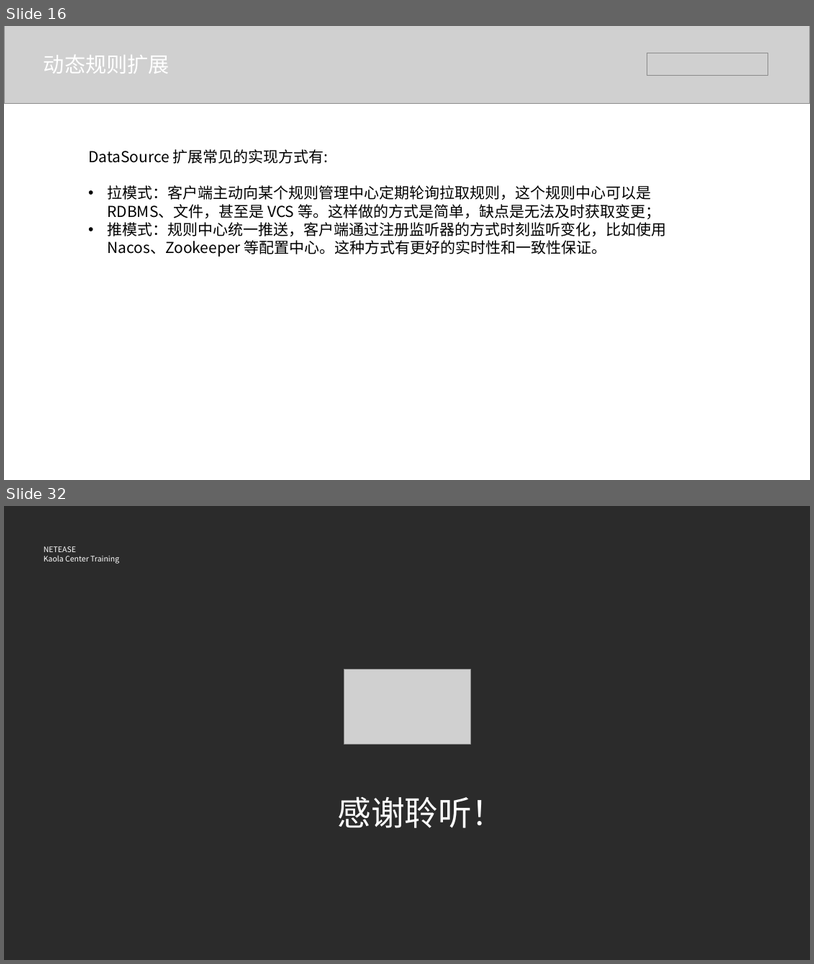
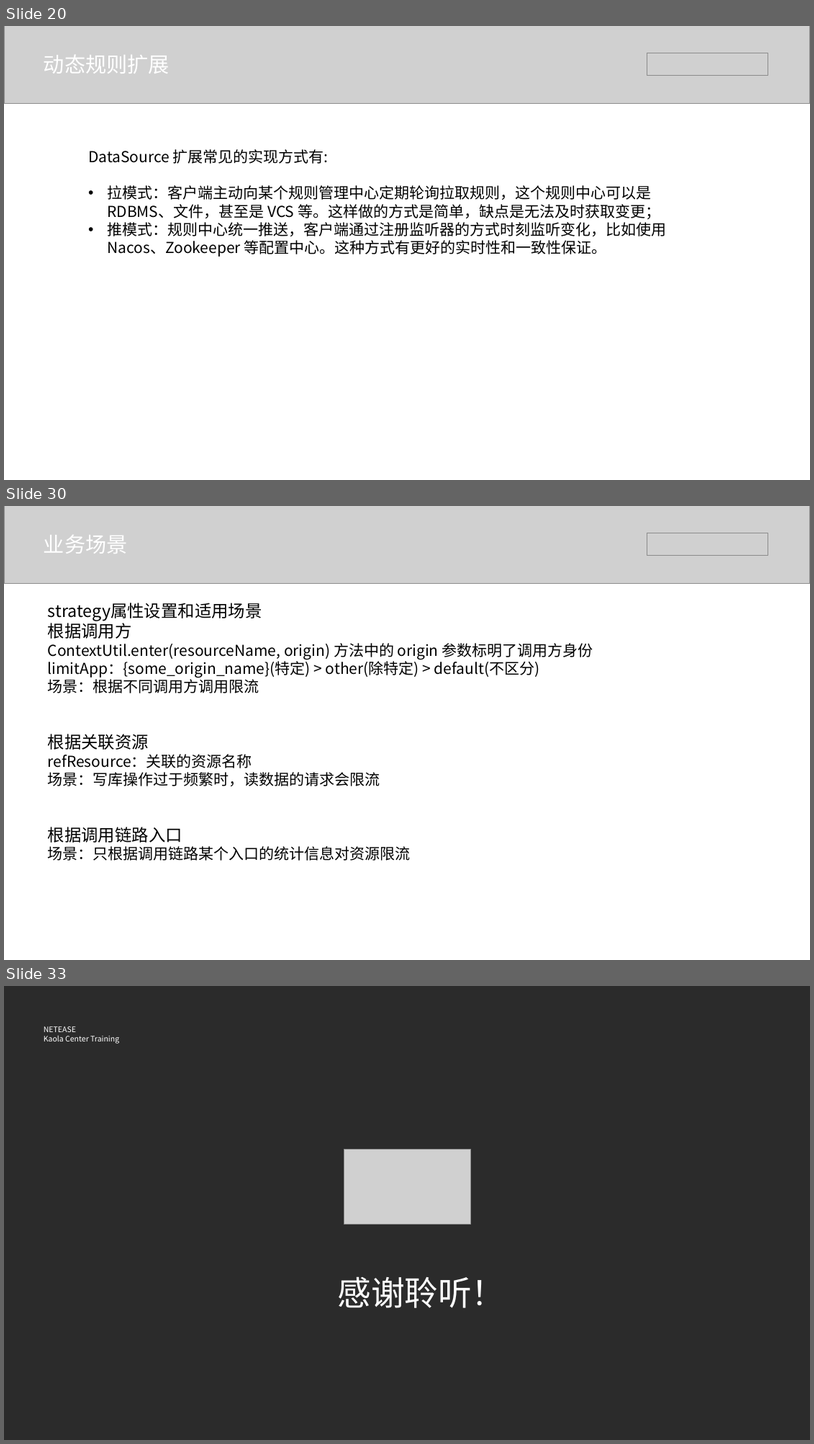
Before and after one commit to BraveMing/transfer-station, a slide deck: Sentinel基本原理.pptx. Shown one above the other, each under a label of ours: slides 16 and 32 before the commit, slides 20, 30 and 33 after it; the slides between them are not shown. The pictures are 814x964 and 814x1444 pixels, drawn with LibreOffice and Linux fonts; fonts in the diff are those of the drawing; grey boxes stand for pictures; background and template pictures are left out; a plain dark background stands for a picture behind light text. Boxes give left, top, right and bottom in pixels: in the first picture for what was removed or moved away, otherwise in the second. Text is boxed around its words. In the diff, an @@ line names an element or a change of style, - is before the commit and + after.

```diff
--- a/Sentinel基本原理.pptx
+++ b/Sentinel基本原理.pptx
@@ slide 30 added at [4,506,810,960], background #FFFFFF @@
@@ picture added at [4,506,810,584] @@
@@ text added at [44,535,128,554], 25 pt, text #FFFFFF @@
+业务场景
@@ picture added at [647,533,769,556] @@
@@ text added at [48,602,593,860], 18 pt, text #000000 @@
+strategy属性设置和适用场景
+根据调用方
+ContextUtil.enter(resourceName, origin) 方法中的 origin 参数标明了调用方身份
+limitApp：{some_origin_name}(特定) > other(除特定) > default(不区分)
+场景：根据不同调用方调用限流
+根据关联资源
+refResource：关联的资源名称
+场景：写库操作过于频繁时，读数据的请求会限流
+根据调用链路入口
+场景：只根据调用链路某个入口的统计信息对资源限流
@@ what was slide 16 is now slide 20 @@
@@ what was slide 32 is now slide 33 @@
```
Also in this commit, not shown: 5 slides changed, 13 other slides added, 13 slides removed, 1 other file.
